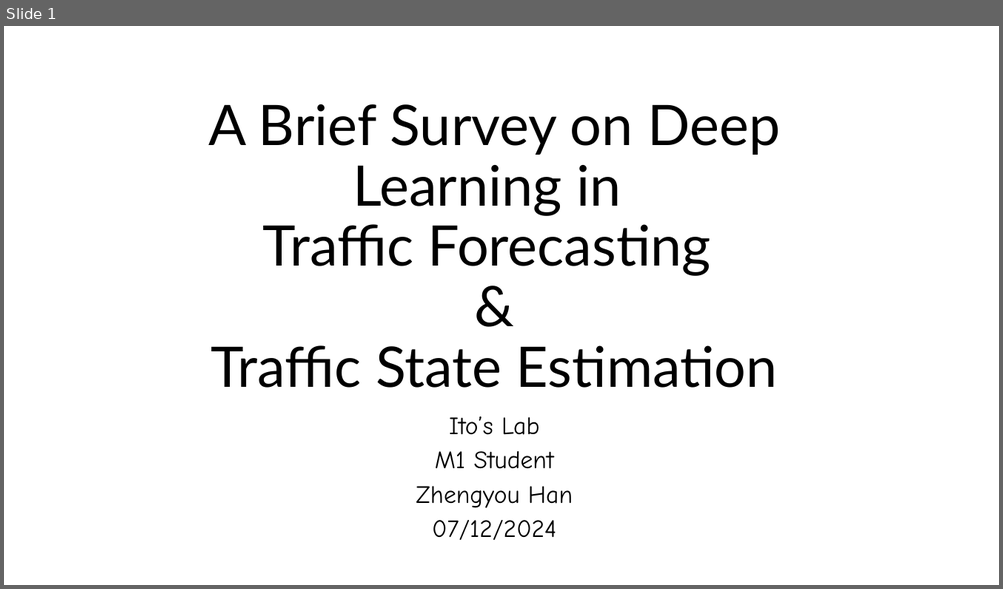
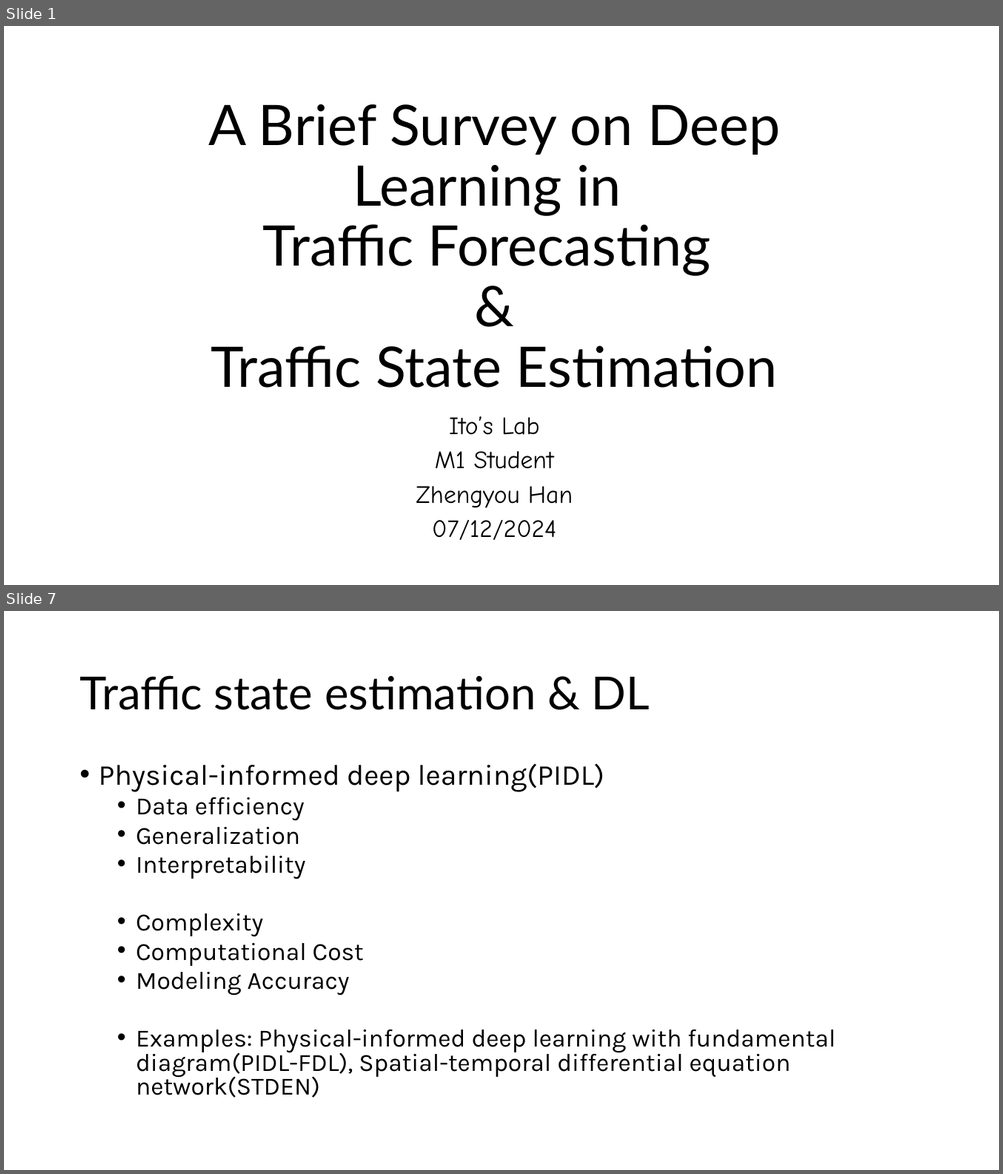
Before and after one commit to zhengyouhan/TransInfos24, a slide deck: Rinko_Drafts/A Brief Survey on Deep Learning in.pptx. Shown one above the other, each under a label of ours: slide 1 before the commit, slides 1 and 7 after it; the slides between them are not shown. The pictures are 1003x589 and 1003x1174 pixels, drawn with LibreOffice and Linux fonts; fonts in the diff are those of the drawing. Boxes give left, top, right and bottom in pixels: in the first picture for what was removed or moved away, otherwise in the second. Text is boxed around its words. In the diff, an @@ line names an element or a change of style, - is before the commit and + after.

```diff
--- a/Rinko_Drafts/A Brief Survey on Deep Learning in.pptx
+++ b/Rinko_Drafts/A Brief Survey on Deep Learning in.pptx
@@ slide 7 added at (4, 611, 999, 1170), background #FFFFFF @@
@@ title added at (79, 675, 649, 710), 44 pt, text #000000 @@
+Traffic state estimation & DL
@@ text added at (99, 763, 835, 1098), 24 pt, text #000000 @@
+• Physical-informed deep learning(PIDL)
+  • Data efficiency
+  • Generalization
+  • Interpretability
+  • Complexity
+  • Computational Cost
+  • Modeling Accuracy
+  • Examples: Physical-informed deep learning with fundamental diagram(PIDL-FDL), Spatial-temporal differential equation network(STDEN)
```
Also in this commit, not shown: 3 slides changed, 6 other slides added, 2 slides removed, 1 other file.
